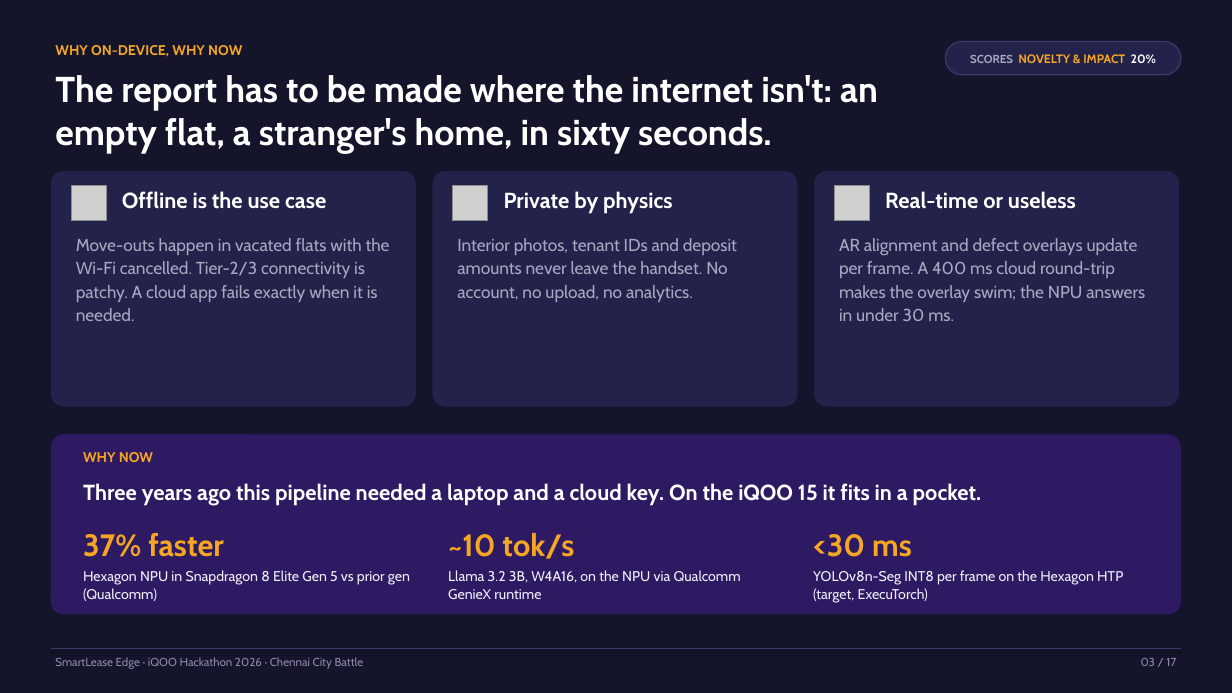
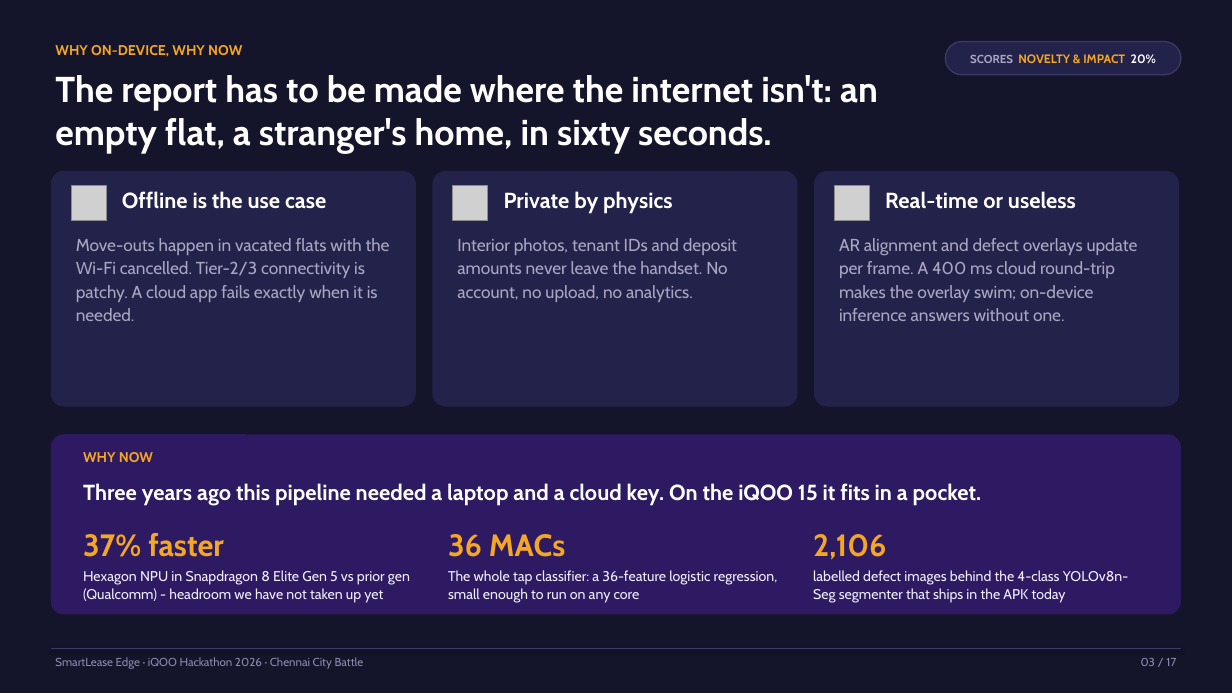
Before and after one commit to hameed0342j/smartlease-edge-chennai-H, a slide deck: slide 3 of docs/pitch/SmartLease-Edge-iQOO-Hackathon-2026.pptx. Drawn at 1232x693 pixels with LibreOffice and Linux fonts; fonts in the diff are those of the drawing; grey boxes stand for pictures. Boxes give left, top, right and bottom in pixels: in the first picture for what was removed or moved away, otherwise in the second. Text is boxed around its words. In the diff, an @@ line names an element or a change of style, - is before the commit and + after.

```diff
--- a/docs/pitch/SmartLease-Edge-iQOO-Hackathon-2026.pptx
+++ b/docs/pitch/SmartLease-Edge-iQOO-Hackathon-2026.pptx
@@ text at <box>839,238,1138,321</box>: text changed @@
-AR alignment and defect overlays update per frame. A 400 ms cloud round-trip makes the overlay swim; the NPU answers in under 30 ms.
+AR alignment and defect overlays update per frame. A 400 ms cloud round-trip makes the overlay swim; on-device inference answers without one.
@@ text at <box>448,534,565,557</box>: text changed @@
-~10 tok/s
+36 MACs
@@ text at <box>813,534,886,560</box>: text changed @@
-<30 ms
+2,106
@@ text at <box>83,570,410,603</box>: text changed @@
-Hexagon NPU in Snapdragon 8 Elite Gen 5 vs prior gen (Qualcomm)
+Hexagon NPU in Snapdragon 8 Elite Gen 5 vs prior gen (Qualcomm) - headroom we have not taken up yet
@@ text at <box>448,570,778,603</box>: text changed @@
-Llama 3.2 3B, W4A16, on the NPU via Qualcomm GenieX runtime
+The whole tap classifier: a 36-feature logistic regression, small enough to run on any core
@@ text at <box>813,570,1129,603</box>: text changed @@
-YOLOv8n-Seg INT8 per frame on the Hexagon HTP (target, ExecuTorch)
+labelled defect images behind the 4-class YOLOv8n-Seg segmenter that ships in the APK today
```
Also in this commit, not shown: 14 other slides changed, 1 other file.
